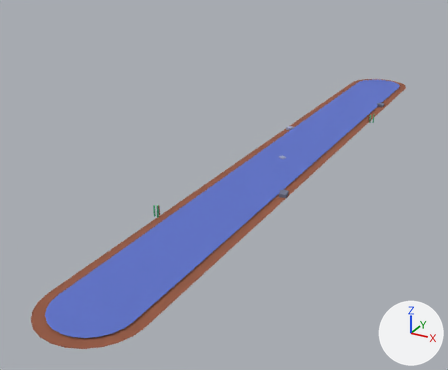
A saved change to the glTF model public/assets/toycar/set-stream-reach.glb.
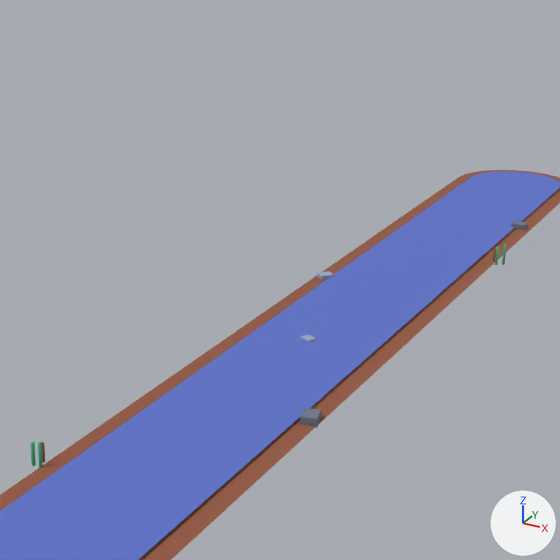
Each version is shown whole from a 50 mm camera at (7.98, -19.62, 8.0) aimed at (-1.81, -1.82, -0.9), then close up on the part from 31% to 89% of the width and 0% to 70% of the height. The axes (+X, +Y, +Z) are drawn at lower right. The lights are the same throughout. The first two pictures are the older version. Where no turn or scale is listed for an object, it has been applied to the vertices. Vertices at exactly the same position are counted once.

Names of what the first close-up shows: 'drape_reach'.
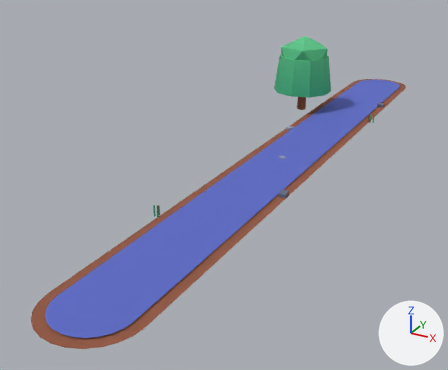
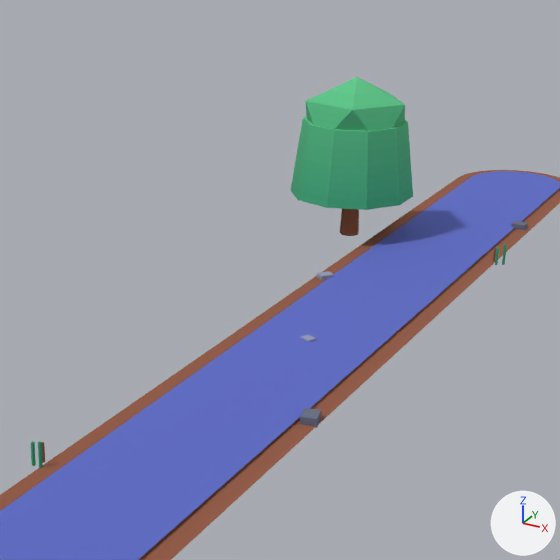
Commit message: feat(landmarks): backyard set pieces a racer can read from the deck

What differs and where, as boxes (x1, y1, x2, y2) in the close-ups (560 x 560 px):
'drape_reach', reshaped
    before: (0, 170, 560, 560)
    after: (0, 77, 560, 560)
part 1 of me_drape_reach, added (brown)
    after: (340, 209, 359, 236)
part 2 of me_drape_reach, added (green)
    after: (305, 77, 405, 131)
part 3 of me_drape_reach, added (green)
    after: (291, 117, 413, 210)
part 4 of me_drape_reach, surface changed
    both: (31, 206, 509, 460)

What the commit changed:
me_drape_reach is used by ob_drape_reach; location (0.0, 0.0, 0.0).
me_drape_reach had 332 vertices, 528 faces and spanned x -1.5..1.5, y -12.4..12.4, z 0.0..0.4.
me_drape_reach now has 378 vertices, 608 faces and spans x -3.1..1.5, y -12.4..12.4, z 0.0..3.2.
me_drape_reach part 1: a new loose piece, a 7-sided cut cone along z (radius 0.2 at the low end, 0.12 at the high end) spanning x -2.09..-1.71, y 5.32..5.7, z 0.0..2.0, in mat_colormap (picture img_colormap_png).
me_drape_reach part 2: a new loose piece, an icosphere of 20 faces spanning x -2.9..-0.9, y 4.5..6.5, z 1.6..3.2, in mat_colormap (picture img_colormap_png).
me_drape_reach part 3: a new loose piece, a 10-sided cut cone along z (radius 1.3 at the low end, 1.0 at the high end) spanning x -3.1..-0.7, y 4.2..6.8, z 0.9..2.3, in mat_colormap (picture img_colormap_png).
me_drape_reach part 4: 388 kept faces spanning x -1.5..1.5, y -12.4..12.4, z 0.0..0.4 get new texture (UV) coordinates.
